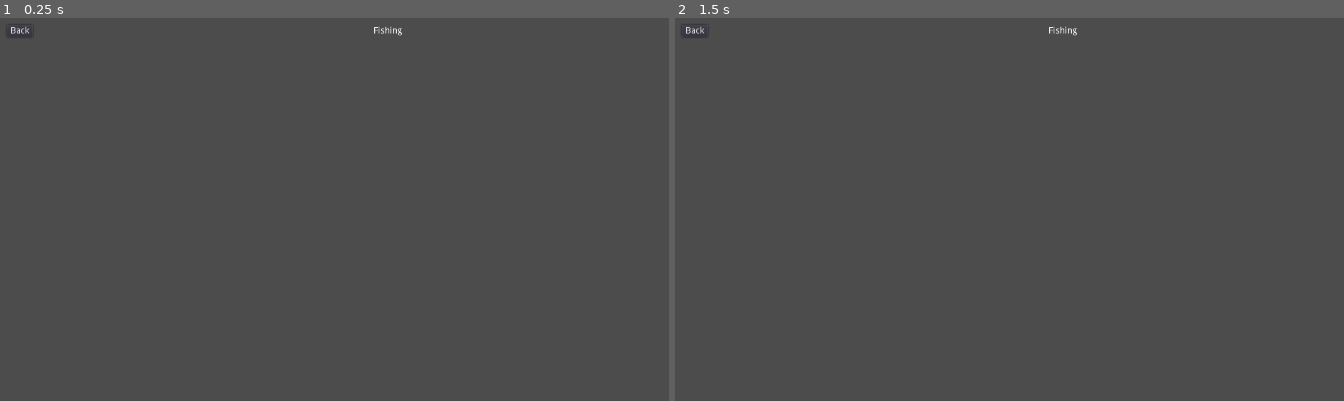
Above: before the commit, frames 1-2 (left to right).
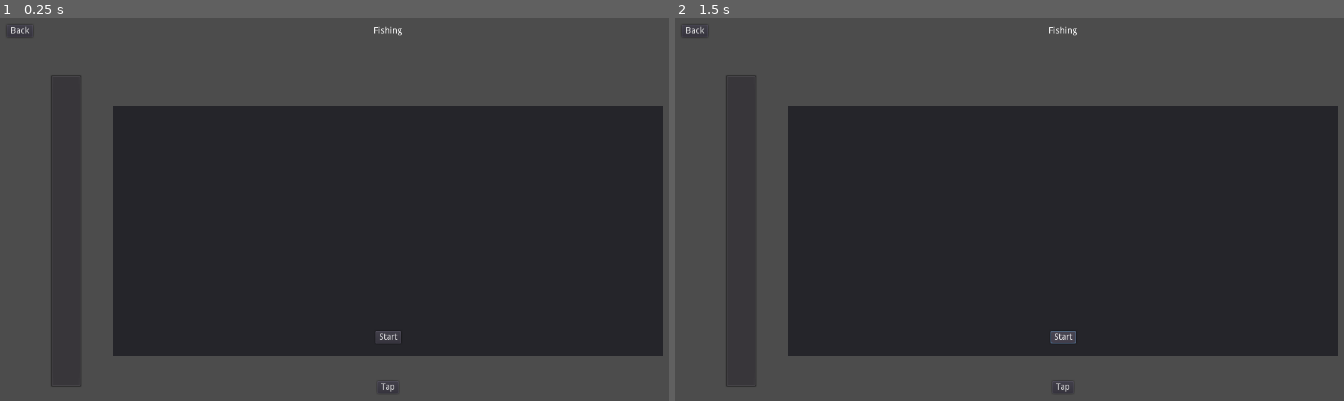
Above: after the commit, the same moments.

Repository: bigigloogames/Emperor-s-Restaurant
Game: Godot game, scene res://scenes/Fishing.tscn
Two runs of this game, one before a commit and one after it. Both use one fixed random seed, a clock stepped at 60 frames per second and the inputs below. The project has no main scene, so this scene is started directly.
Inputs (mouse positions are in pixels of both pictures, inside the frame that each line leads up to):
- Up to frame 1 (0.25 s): no input
- Up to frame 2 (1.5 s): click (1063, 385) at 0.5 s, where only the run after the commit has a clickable "Tap"; click (1063, 335) at 1.25 s, where only the run after the commit has a clickable "Start"

The runs differ from the first frame. In frame 1, 54% of the frame differs, in the area x 7-100%, y 14-98%; in frame 2, 54%.
Error after the commit: Parse Error: Variable "ProgressBar" shadows a native class. (res://scripts/Fishing.gd:4)

Commit message:
Add Fishing Minigame Elements

Diff:
--- a/scenes/Fishing.tscn
+++ b/scenes/Fishing.tscn
@@ -3,6 +3,8 @@
 [ext_resource path="res://scripts/Fishing.gd" type="Script" id=2]
 
 [node name="Fishing" type="Control"]
+anchor_right = 1.0
+anchor_bottom = 1.0
 script = ExtResource( 2 )
 __meta__ = {
 "_edit_use_anchors_": false
@@ -12,8 +14,8 @@
 anchor_right = 1.0
 margin_left = 30.0
 margin_top = 30.0
-margin_right = 1193.0
-margin_bottom = 20.0
+margin_right = -87.0
+margin_bottom = 50.0
 custom_constants/separation = 15
 __meta__ = {
 "_edit_use_anchors_": false
@@ -31,4 +33,58 @@
 margin_bottom = 17.0
 size_flags_horizontal = 6
 text = "Fishing"
+
+[node name="StartPanel" type="Panel" parent="."]
+anchor_top = 0.5
+anchor_right = 1.0
+anchor_bottom = 0.5
+margin_left = 200.0
+margin_top = -200.0
+margin_right = -200.0
+margin_bottom = 200.0
+__meta__ = {
+"_edit_use_anchors_": false
+}
+
+[node name="Start" type="Button" parent="StartPanel"]
+anchor_left = 0.5
+anchor_top = 1.0
+anchor_right = 0.5
+anchor_bottom = 1.0
+margin_left = -20.5
+margin_top = -40.0
+margin_right = 20.5
+margin_bottom = -20.0
+text = "Start"
+__meta__ = {
+"_edit_use_anchors_": false
+}
+
+[node name="ProgressBar" type="ProgressBar" parent="."]
+anchor_bottom = 1.0
+margin_left = 100.0
+margin_top = 610.0
+margin_right = 600.0
+margin_bottom = -60.0
+rect_rotation = 270.0
+percent_visible = false
+__meta__ = {
+"_edit_use_anchors_": false
+}
+
+[node name="Button" type="Button" parent="."]
+anchor_left = 0.5
+anchor_top = 1.0
+anchor_right = 0.5
+anchor_bottom = 1.0
+margin_left = -17.0
+margin_top = -120.0
+margin_right = 17.0
+margin_bottom = -100.0
+text = "Tap"
+__meta__ = {
+"_edit_use_anchors_": false
+}
 [connection signal="pressed" from="Navigation/BackButton" to="." method="_on_BackButton_pressed"]
+[connection signal="pressed" from="StartPanel/Start" to="." method="_start_game"]
+[connection signal="pressed" from="Button" to="." method="_on_Button_pressed"]
--- a/scripts/Fishing.gd
+++ b/scripts/Fishing.gd
@@ -1,5 +1,33 @@
 extends "res://scripts/SceneManager/SceneWorker.gd"
+
+onready var StartPanel = $StartPanel
+onready var ProgressBar = $ProgressBar
+
+var game = false
+var status = 0
 
 
 func _on_BackButton_pressed():
 	resign()
+
+
+func _start_game():
+	StartPanel.visible = false
+	game = true
+	status = 0
+	ProgressBar.set_value(0)
+
+
+func _on_Button_pressed():
+	ProgressBar.set_value(ProgressBar.get_value() + 2)
+
+func _process(_delta):
+	if game:
+		ProgressBar.set_value(ProgressBar.get_value() - 0.1)
+		if ProgressBar.get_value() < 60 and ProgressBar.get_value() > 50:
+			status += 1
+		else:
+			status = 0
+		if status >= 500:
+			game = false
+			StartPanel.visible = true
